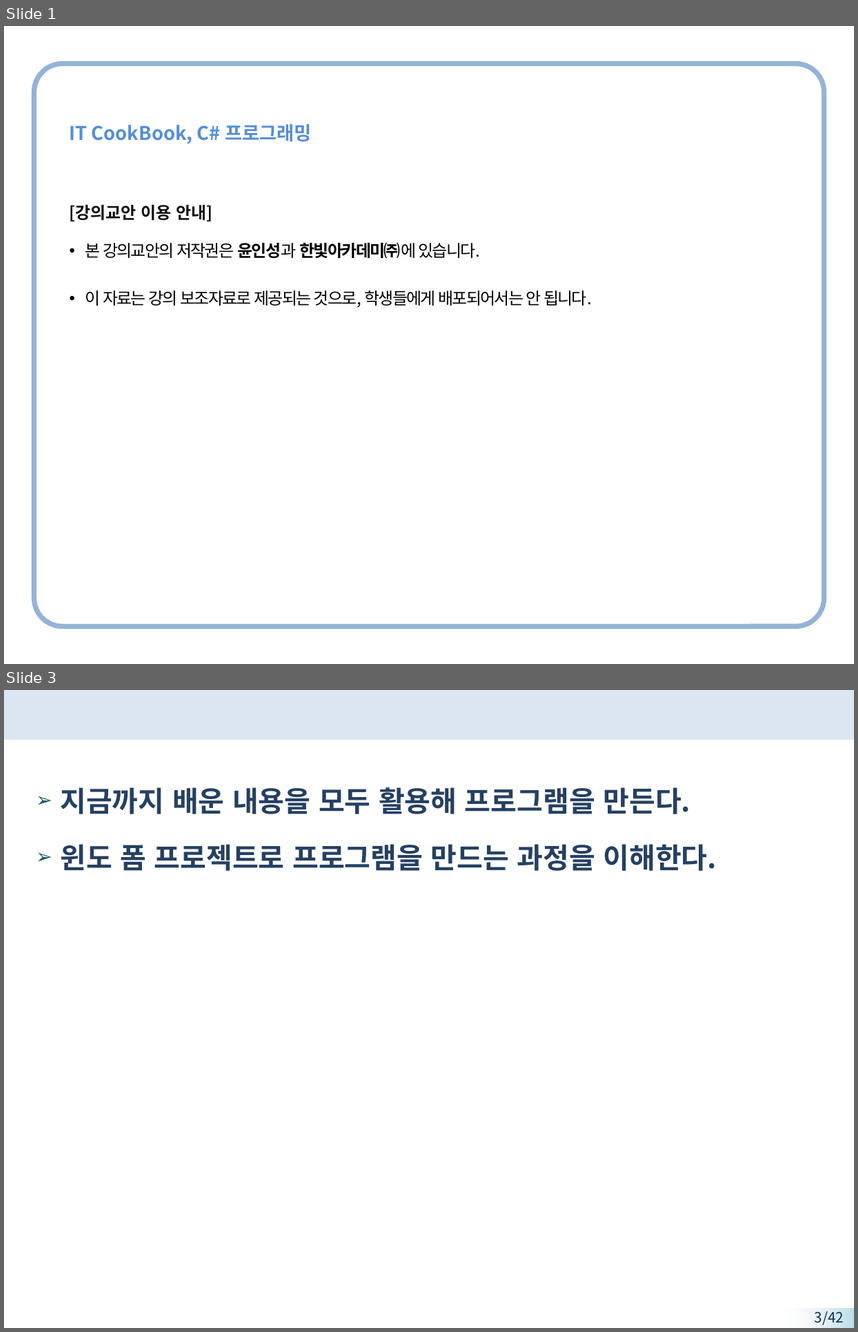
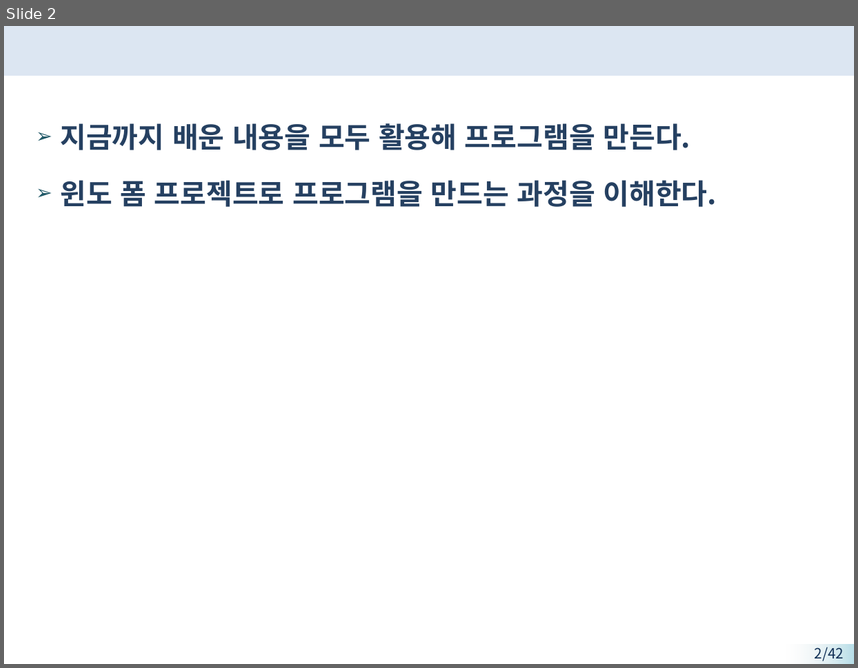
Before and after one commit to Starfall-Yuna/AI11_class, a slide deck: CSharp/씨샵피피티/ch13_도서 관리 프로그램.pptx. Shown one above the other, each under a label of ours: slides 1 and 3 before the commit, slide 2 after it; the slides between them are not shown. The pictures are 858x1332 and 858x668 pixels, drawn with LibreOffice and Linux fonts; fonts in the diff are those of the drawing; background and template pictures are left out. Boxes give left, top, right and bottom in pixels: in the first picture for what was removed or moved away, otherwise in the second. Text is boxed around its words. In the diff, an @@ line names an element or a change of style, - is before the commit and + after.

```diff
--- a/CSharp/씨샵피피티/ch13_도서 관리 프로그램.pptx
+++ b/CSharp/씨샵피피티/ch13_도서 관리 프로그램.pptx
@@ slide 1 removed at bbox=[4, 26, 854, 664], background #FFFFFF @@
@@ rounded rectangle removed at bbox=[34, 63, 824, 626] @@
@@ text removed at bbox=[70, 124, 312, 144] @@
-IT CookBook, C# 프로그래밍
@@ text removed at bbox=[70, 205, 592, 308] @@
-[강의교안 이용 안내]
-• 본 강의교안의 저작권은 윤인성과 한빛아카데미㈜에 있습니다.
-• 이 자료는 강의 보조자료로 제공되는 것으로, 학생들에게 배포되어서는 안 됩니다.
@@ what was slide 3 is now slide 2 @@
@@ page number at bbox=[815, 647, 844, 661]: text changed @@
-3/42
+2/42
```
Also in this commit, not shown: 1 slide changed, 52 other files.
